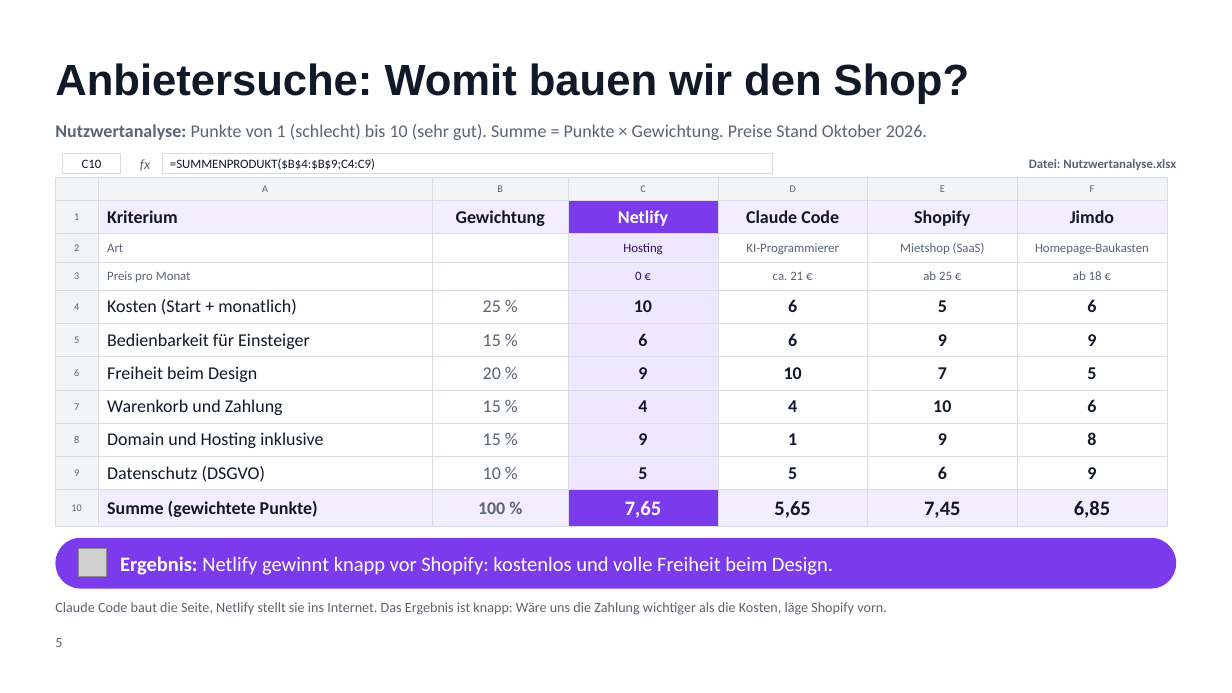
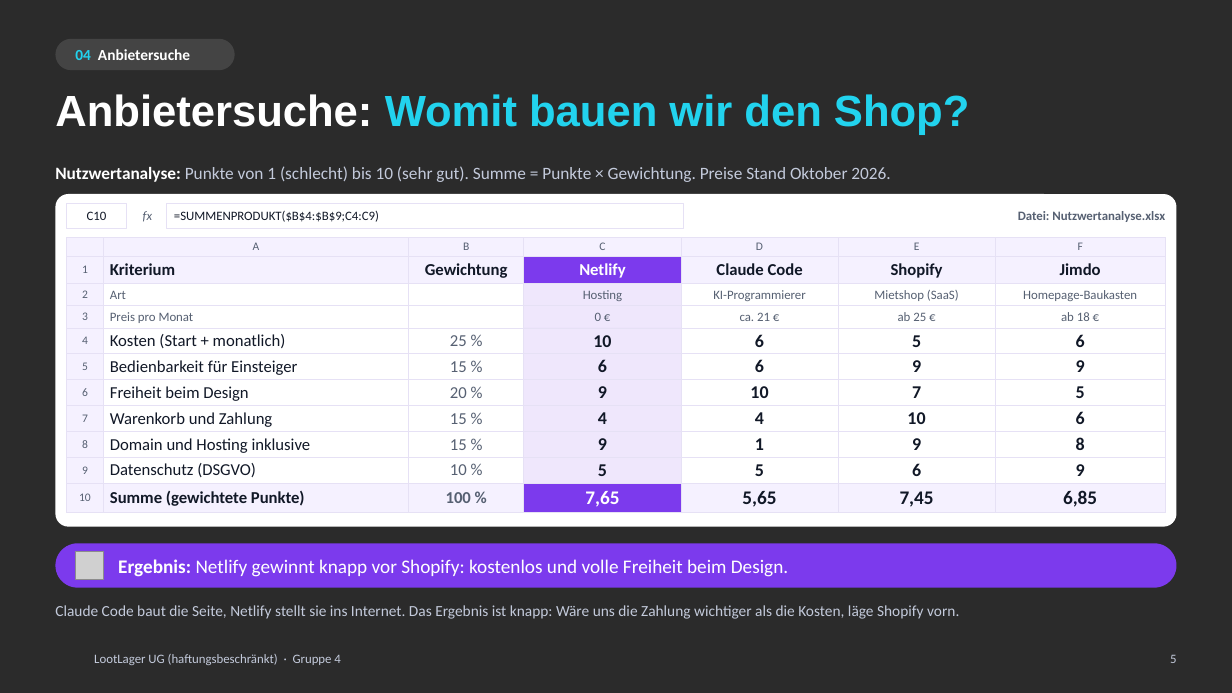
Before and after one commit to TheNickCoolst/EcomShopRepo, a slide deck: slide 5 of praesentation/LootLager_Praesentation.pptx. Drawn at 1232x693 pixels with LibreOffice and Linux fonts; fonts in the diff are those of the drawing; grey boxes stand for pictures; background and template pictures are left out; a plain dark background stands for a picture behind light text. Boxes give left, top, right and bottom in pixels: in the first picture for what was removed or moved away, otherwise in the second. Text is boxed around its words. In the diff, an @@ line names an element or a change of style, - is before the commit and + after.

```diff
--- a/praesentation/LootLager_Praesentation.pptx
+++ b/praesentation/LootLager_Praesentation.pptx
@@ background #FFFFFF to picture (left out) @@
@@ rounded rectangle added at (55, 39, 235, 70), fill #FFFFFF at 12% opacity, 12 pt, text #FFFFFF, bold @@
+04 Anbietersuche
@@ title "Anbietersuche: Womit bauen wir den ...": place and size @@
-title "Anbietersuche: Womit bauen wir den ..." at (55, 63, 969, 104)
+title "Anbietersuche: Womit bauen wir den ..." at (55, 94, 969, 135)
@@ title "Anbietersuche: Womit bauen wir den ..." at (55, 94, 969, 135): text colour #111827 to #FFFFFF in "Anbietersuche:"; text colour #111827 to #22D3EE in "Womit bauen wir den Shop?"; vertical alignment middle to top @@
@@ text "Nutzwertanalyse: Punkte von 1 (schlecht) ...": place and size @@
-text "Nutzwertanalyse: Punkte von 1 (schlecht) ..." at (55, 124, 927, 140)
+text "Nutzwertanalyse: Punkte von 1 (schlecht) ..." at (55, 166, 890, 182)
@@ text "Nutzwertanalyse: Punkte von 1 (schlecht) ..." at (55, 166, 890, 182): size 14 to 13.5 pt; text colour #5B6472 to #FFFFFF in "Nutzwertanalyse:"; text colour #5B6472 to #C3CADB in "Punkte von 1 (schlecht) bis 10 (sehr ..." @@
@@ rectangle removed at (63, 154, 120, 174) @@
@@ rectangle removed at (163, 154, 773, 174) @@
@@ rounded rectangle added at (55, 194, 1177, 527), fill #FFFFFF @@
@@ rectangle "C10": place and size @@
-rectangle "C10" at (82, 159, 102, 168)
+rectangle "C10" at (67, 203, 127, 228)
@@ rectangle "C10" at (67, 203, 127, 228): outline none to #E6E1F5 0.75 pt @@
@@ text "fx": place and size @@
-text "fx" at (140, 159, 150, 171)
+text "fx" at (143, 211, 152, 222)
@@ text "fx" at (143, 211, 152, 222): size 11 to 10 pt, text colour #5B6472 to #566072 @@
@@ rectangle "=SUMMENPRODUKT($B$4:$B$9;C4:C9)" at (166, 203, 684, 228): outline none to #E6E1F5 0.75 pt @@
@@ rectangle "=SUMMENPRODUKT($B$4:$B$9;C4:C9)": place and size @@
-rectangle "=SUMMENPRODUKT($B$4:$B$9;C4:C9)" at (170, 159, 375, 170)
+rectangle "=SUMMENPRODUKT($B$4:$B$9;C4:C9)" at (166, 203, 684, 228)
@@ text "Datei: Nutzwertanalyse.xlsx": place and size @@
-text "Datei: Nutzwertanalyse.xlsx" at (1029, 159, 1176, 170)
+text "Datei: Nutzwertanalyse.xlsx" at (1018, 211, 1165, 222)
@@ text "Datei: Nutzwertanalyse.xlsx" at (1018, 211, 1165, 222): text colour #5B6472 to #566072 @@
@@ table at (67, 238, 1165, 511) @@
@@ fill #F3F4F6 to #F5F1FF in 17 cells @@
@@ fill #F3EEFF to #F5F1FF in 10 cells @@
@@ fill #FFFFFF to none in 38 cells @@
@@ fill #EDE7FF to #7C3AED at 12% opacity in 8 cells @@
@@ size 8 to 9 pt in "A", "B", "C", "D" and 12 more places @@
@@ text colour #5B6472 to #566072 in "A", "B", "C", "D" and 27 more places @@
@@ size 14 to 13 pt in "Kriterium", "Gewichtung", "Netlify", "Claude Code" and 16 more places @@
@@ text colour #2E1065 to #566072 in "Hosting", "0 €" @@
@@ size 16 to 15 pt in "7,65", "5,65", "7,45", "6,85" @@
@@ borders changed @@
@@ table: place and size @@
-table at (55, 177, 1167, 527)
+table at (67, 238, 1165, 511)
@@ rounded rectangle: place and size @@
-rounded rectangle at (55, 538, 1177, 589)
+rounded rectangle at (55, 543, 1177, 588)
@@ text "Ergebnis: Netlify gewinnt knapp vor ..." at (118, 559, 788, 577): size 16 to 15 pt @@
@@ text "Claude Code baut die Seite, ..." at (55, 605, 959, 619): size 11 to 12 pt, text colour #5B6472 to #C3CADB @@
@@ text added at (94, 654, 340, 665), 10 pt, text #C3CADB @@
+LootLager UG (haftungsbeschränkt) · Gruppe 4
@@ page number: place and size @@
-page number at (55, 638, 62, 647)
+page number at (1170, 654, 1176, 663)
@@ page number at (1170, 654, 1176, 663): size 11 to 10 pt, text colour #5B6472 to #C3CADB; alignment left to right; vertical alignment top to middle @@
```
Also in this commit, not shown: 7 other slides changed, 2 other files.
